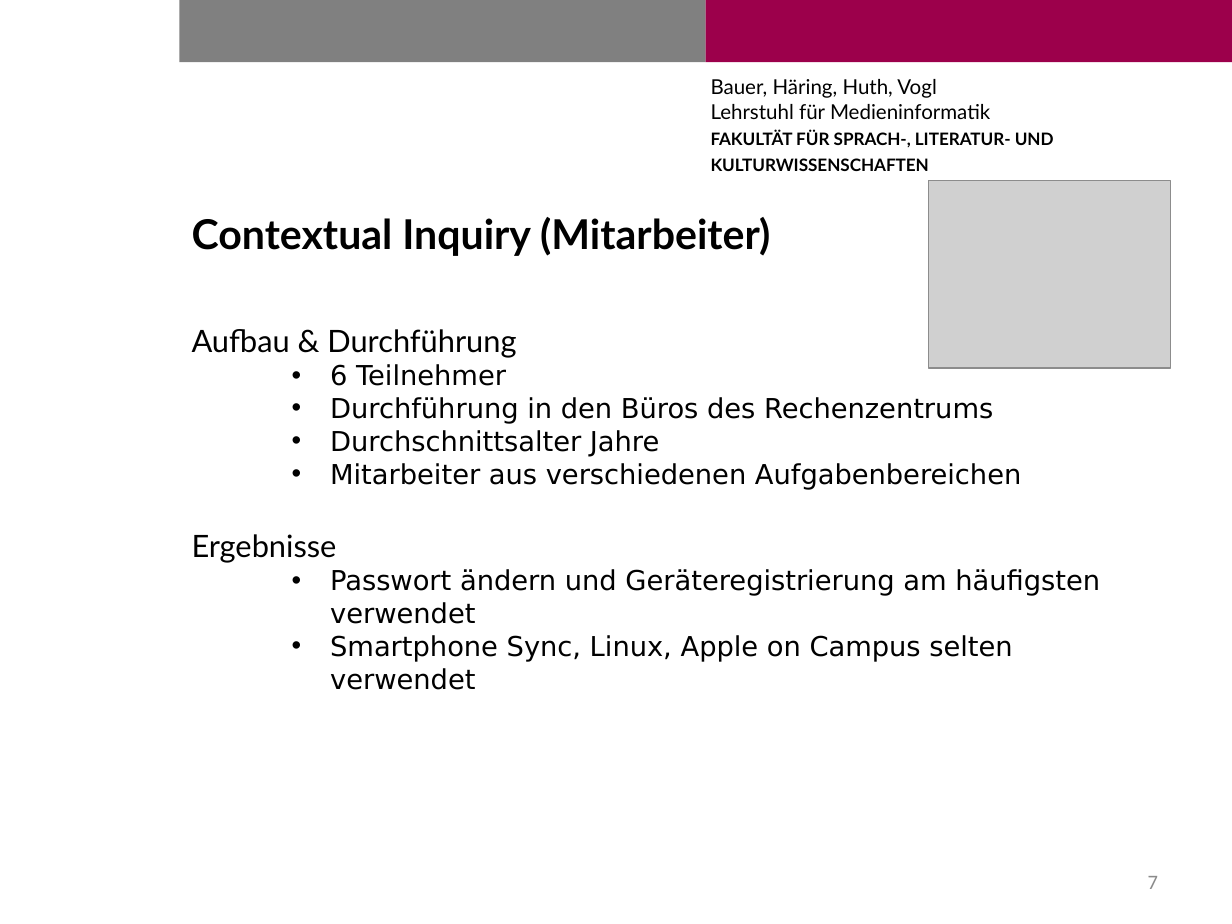
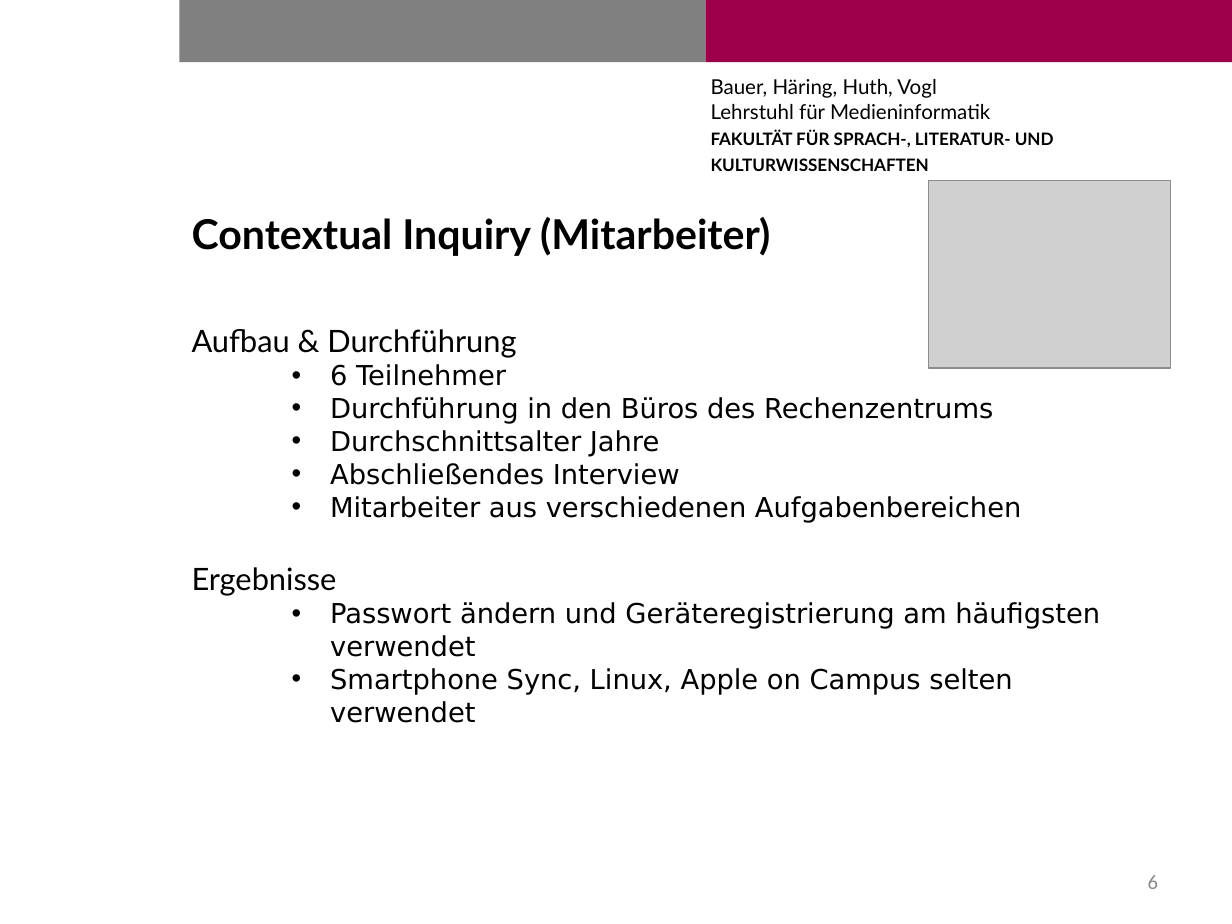
Before and after one commit to pinkdroyd/redesign-ur-rz, a slide deck: slide 6 of praesentationen/Zwischenpräsentation_Relaunch_RZ_28.7.15.pptx (slide 7 before the commit). Drawn at 1232x924 pixels with LibreOffice and Linux fonts; fonts in the diff are those of the drawing; grey boxes stand for pictures; background and template pictures are left out. Boxes give left, top, right and bottom in pixels: in the first picture for what was removed or moved away, otherwise in the second. Text is boxed around its words. In the diff, an @@ line names an element or a change of style, - is before the commit and + after.

```diff
--- a/praesentationen/Zwischenpräsentation_Relaunch_RZ_28.7.15.pptx
+++ b/praesentationen/Zwischenpräsentation_Relaunch_RZ_28.7.15.pptx
@@ text at [330,463,680,485]: paragraph added @@
+  • Abschließendes Interview
@@ page number at [1148,875,1158,889]: text changed @@
-7
+6
```
Also in this commit, not shown: 2 other slides changed, 1 slide removed.
